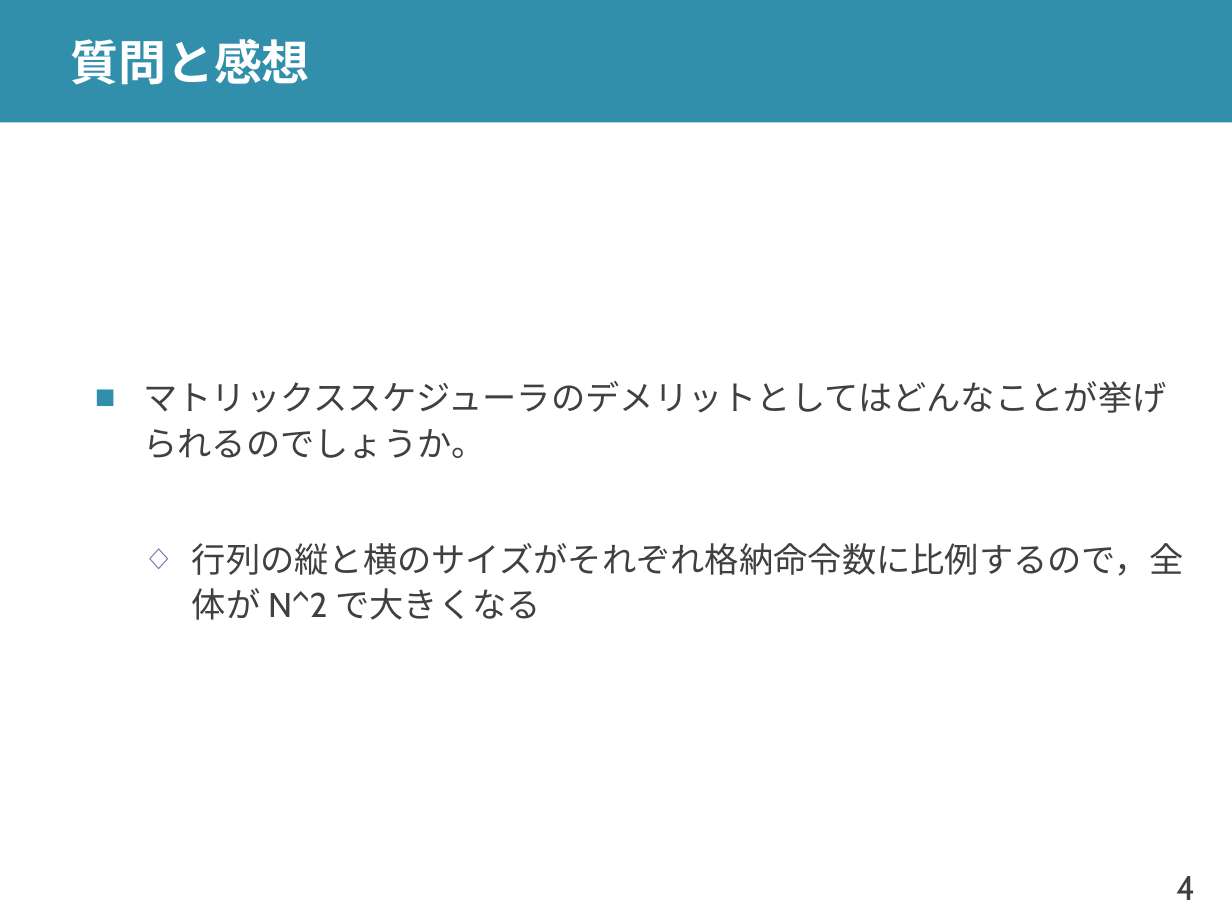
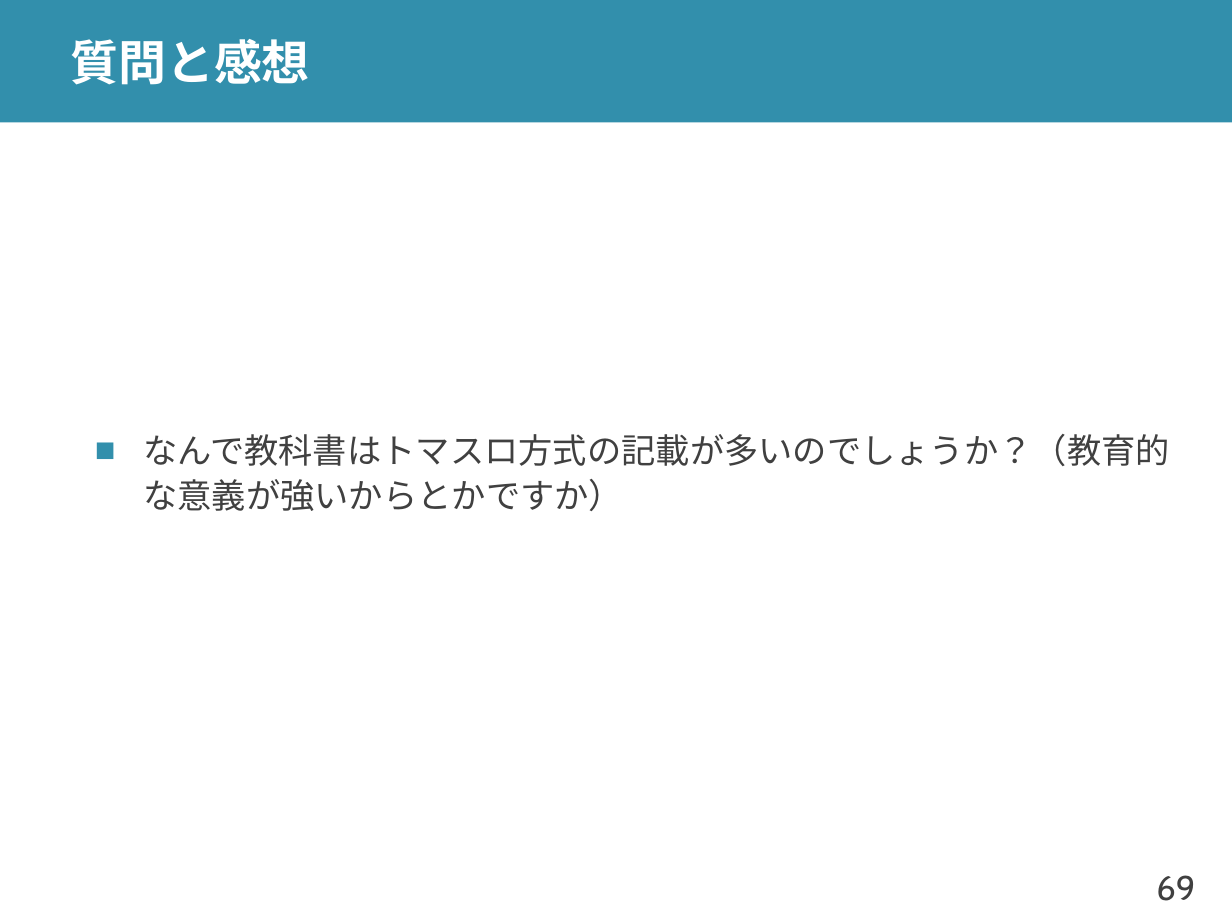
Before and after one commit to shioyadan/advanced-computer-organization, a slide deck: slide 69 of aco-shioya-10.pptx (slide 4 before the commit). Drawn at 1232x924 pixels with LibreOffice and Linux fonts; fonts in the diff are those of the drawing. Boxes give left, top, right and bottom in pixels: in the first picture for what was removed or moved away, otherwise in the second. Text is boxed around its words. In the diff, an @@ line names an element or a change of style, - is before the commit and + after.

```diff
--- a/aco-shioya-10.pptx
+++ b/aco-shioya-10.pptx
@@ text at (143,434,1170,511): text changed @@
-■ マトリックススケジューラのデメリットとしてはどんなことが挙げられるのでしょうか。
-  ◇ 行列の縦と横のサイズがそれぞれ格納命令数に比例するので，全体が N^2 で大きくなる
+■ なんで教科書はトマスロ方式の記載が多いのでしょうか？（教育的な意義が強いからとかですか）
@@ page number at (1156,875,1195,901): text changed @@
-4
+69
```
Also in this commit, not shown: 17 other slides changed, 2 slides added, 14 slides removed, 1 other file.
